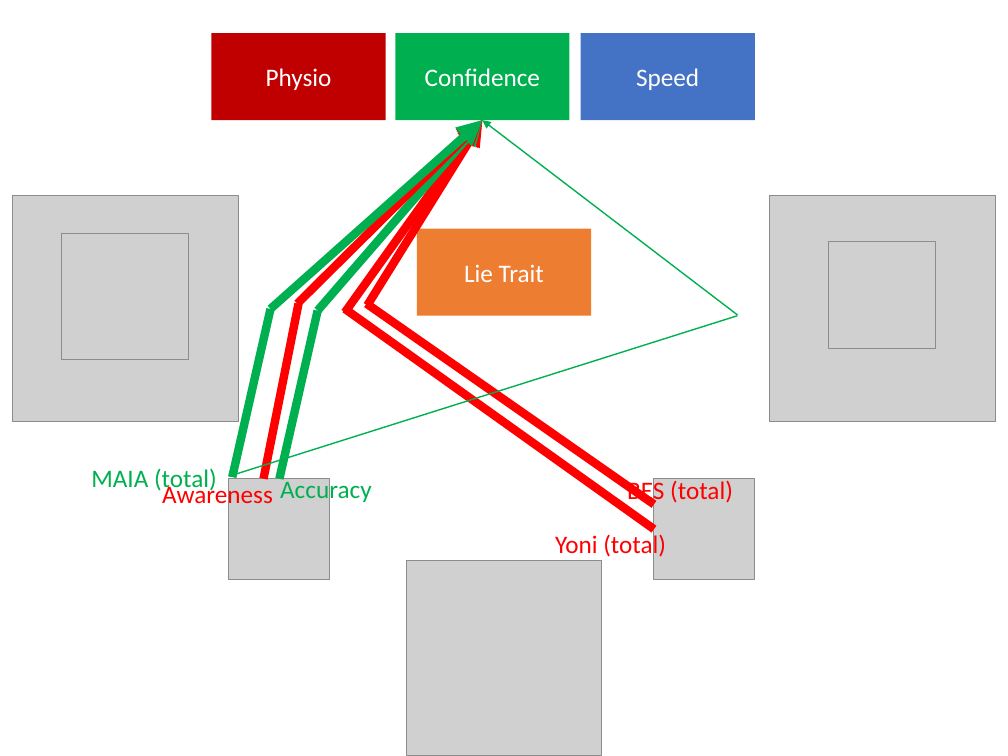
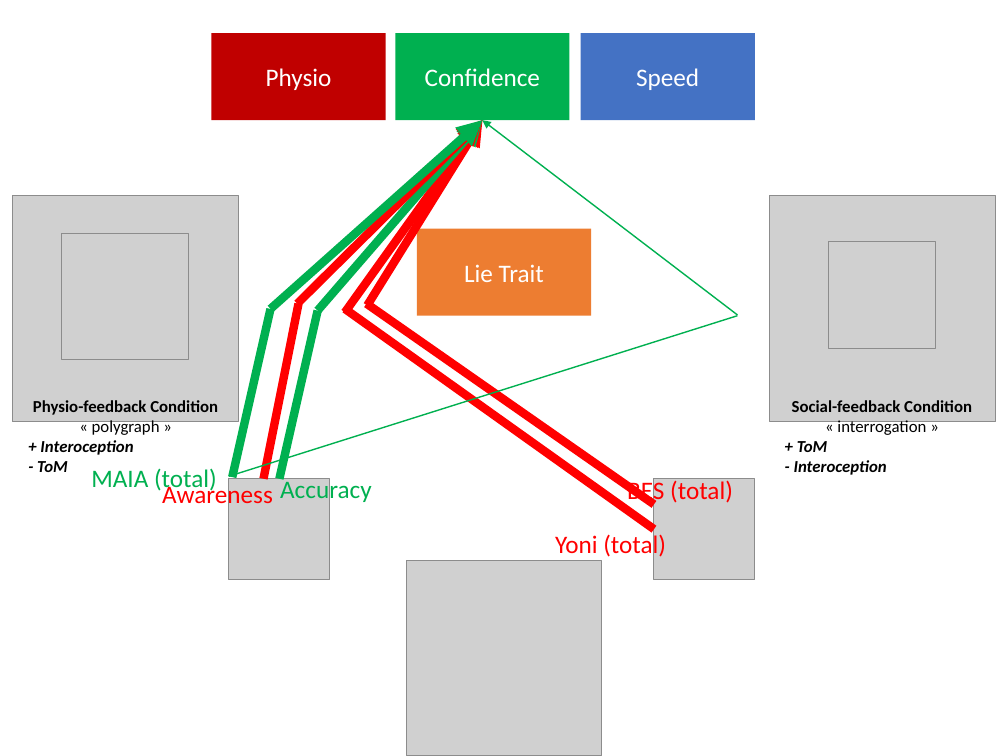
Before and after one commit to DominiqueMakowski/DeceptionInteroTom, a slide deck: slide 1 of figures/summary.pptx. Drawn at 1008x756 pixels with LibreOffice and Linux fonts; fonts in the diff are those of the drawing; grey boxes stand for pictures. Boxes give left, top, right and bottom in pixels: in the first picture for what was removed or moved away, otherwise in the second. Text is boxed around its words. In the diff, an @@ line names an element or a change of style, - is before the commit and + after.

```diff
--- a/figures/summary.pptx
+++ b/figures/summary.pptx
@@ text added at (x1=33, y1=400, x2=218, y2=472), 12 pt, text #000000, bold @@
+Physio-feedback Condition
+« polygraph »
++ Interoception
+- ToM
@@ text added at (x1=792, y1=400, x2=972, y2=475), 12 pt, text #000000, bold @@
+Social-feedback Condition
+« interrogation »
++ ToM
+- Interoception
```
Also in this commit, not shown: 10 other files.
